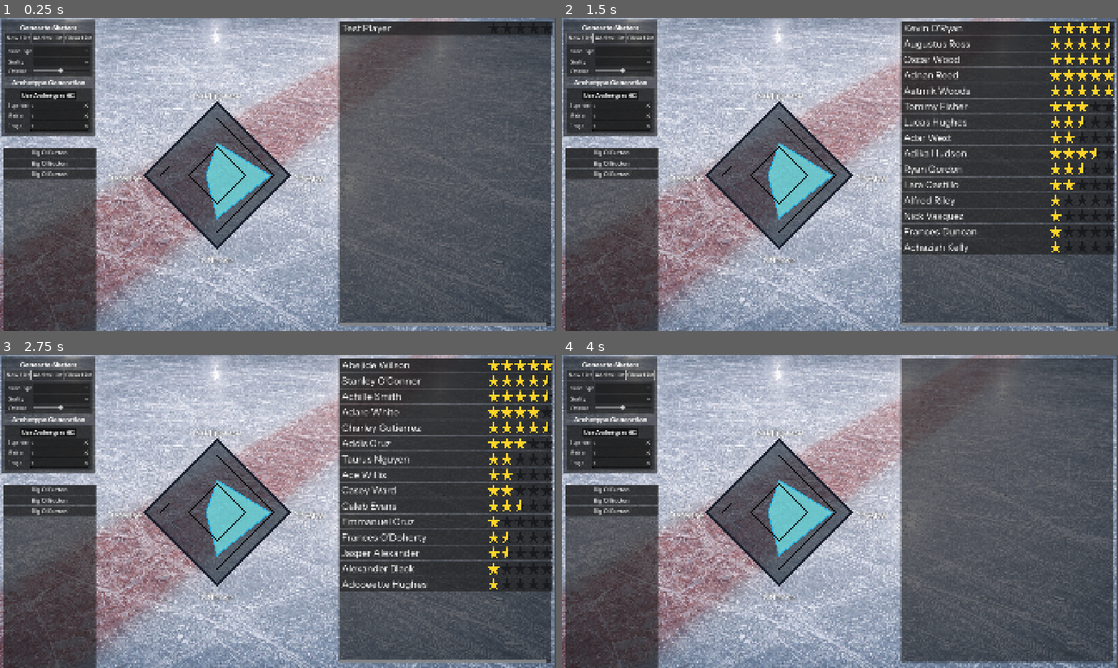
Above: before the commit, frames 1-4 (two rows, left to right).
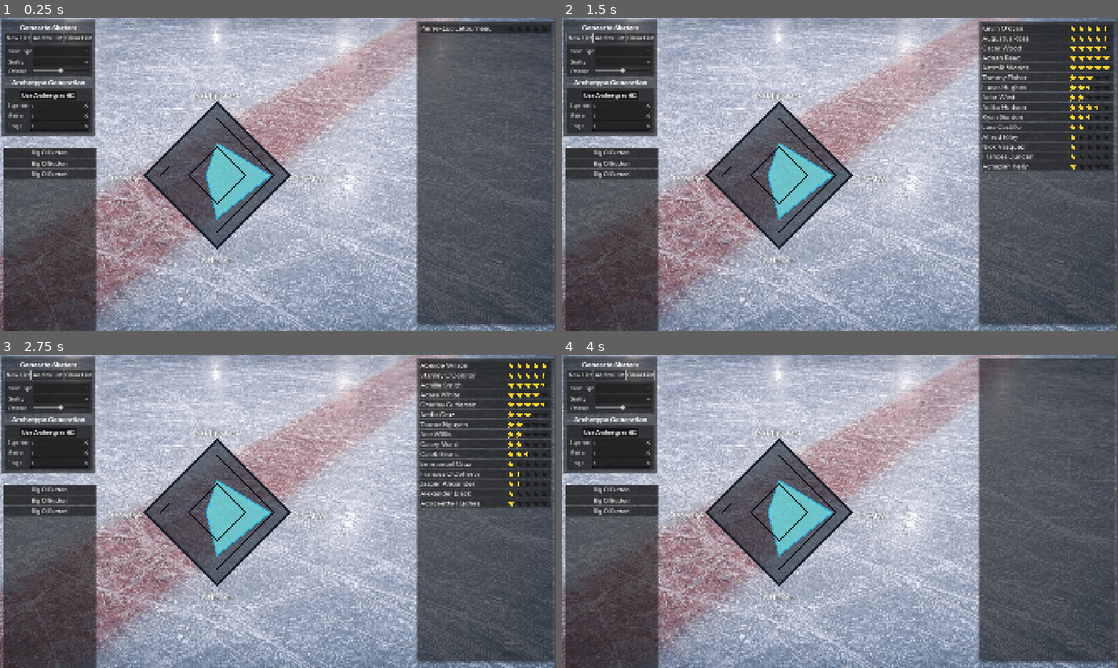
Above: after the commit, the same moments.

Repository: SqueegeeDino/imaginary-hockey-manager
Game: Godot game, scene res://Scenes/scn_Main.tscn
Two runs of this game, one before a commit and one after it. Both use one fixed random seed, a clock stepped at 60 frames per second and the inputs below.
Inputs (mouse positions are in pixels of both pictures, inside the frame that each line leads up to; where the layout moved, square brackets give the same spot in the first picture):
- Up to frame 1 (0.25 s): no input
- Up to frame 2 (1.5 s): click (1045, 27) [1006, 27] at 0.5 s; click "New List" at 1.25 s
- Up to frame 3 (2.75 s): click "New List" at 2 s
- Up to frame 4 (4 s): click "Add to List" at 2.75 s; click "Clear List" at 3.5 s

The runs differ from the first frame. In frame 1, 15% of the frame differs, in the area x 60-100%, y 1-99%; in frame 2, 24%; in frame 3, 24%; in frame 4, 15%.

Commit message:
Adjustments to player row and player list
Cleared some screen space by making the player_row item a bit more compact and somewhat more scalable. Still has a minimum size but acts much better. Also made scaling the player list better with a tidier tree.

Diff:
--- a/Scenes/player_row.gd
+++ b/Scenes/player_row.gd
@@ -12,11 +12,11 @@
 
 @onready var label_name: Label = $HBoxContainer/_playerLabel_name
 @onready var stars := [
-	$HBoxContainer/starContainer/icon_star1,
-	$HBoxContainer/starContainer/icon_star2,
-	$HBoxContainer/starContainer/icon_star3,
-	$HBoxContainer/starContainer/icon_star4,
-	$HBoxContainer/starContainer/icon_star5
+	$HBoxContainer/MarginContainer/starContainer/icon_star1,
+	$HBoxContainer/MarginContainer/starContainer/icon_star2,
+	$HBoxContainer/MarginContainer/starContainer/icon_star3,
+	$HBoxContainer/MarginContainer/starContainer/icon_star4,
+	$HBoxContainer/MarginContainer/starContainer/icon_star5
 ]
 
 
--- a/Scenes/scn_Main.tscn
+++ b/Scenes/scn_Main.tscn
@@ -221,21 +221,29 @@
 
 [node name="panel_playerList" type="Panel" parent="CanvasLayer/Control"]
 layout_mode = 0
-offset_left = 1170.0
+offset_left = 1440.0
 offset_top = 10.0
-offset_right = 1902.0
+offset_right = 1912.0
 offset_bottom = 1060.0
 
-[node name="ScrollContainer" type="ScrollContainer" parent="CanvasLayer/Control/panel_playerList"]
-layout_mode = 0
-offset_right = 734.0
-offset_bottom = 1051.0
-
-[node name="vBox_playerList" type="VBoxContainer" parent="CanvasLayer/Control/panel_playerList/ScrollContainer"]
-unique_name_in_owner = true
-layout_mode = 2
-
-[node name="_playerRow" parent="CanvasLayer/Control/panel_playerList/ScrollContainer/vBox_playerList" instance=ExtResource("8_my6b3")]
+[node name="MarginContainer" type="MarginContainer" parent="CanvasLayer/Control/panel_playerList"]
+layout_mode = 1
+anchors_preset = 15
+anchor_right = 1.0
+anchor_bottom = 1.0
+grow_horizontal = 2
+grow_vertical = 2
+
+[node name="ScrollContainer" type="ScrollContainer" parent="CanvasLayer/Control/panel_playerList/MarginContainer"]
+layout_mode = 2
+theme = ExtResource("4_4dhs5")
+
+[node name="vBox_playerList" type="VBoxContainer" parent="CanvasLayer/Control/panel_playerList/MarginContainer/ScrollContainer"]
+unique_name_in_owner = true
+layout_mode = 2
+size_flags_horizontal = 3
+
+[node name="_playerRow" parent="CanvasLayer/Control/panel_playerList/MarginContainer/ScrollContainer/vBox_playerList" instance=ExtResource("8_my6b3")]
 layout_mode = 2
 
 [node name="panel_playerCard" type="PanelContainer" parent="CanvasLayer/Control"]
@@ -243,10 +251,10 @@
 custom_minimum_size = Vector2(250, 0)
 layout_mode = 1
 anchors_preset = -1
-offset_left = 914.0
-offset_top = 11.0
-offset_right = 1164.0
-offset_bottom = 129.0
+offset_left = 1182.0
+offset_top = 9.0
+offset_right = 1432.0
+offset_bottom = 187.0
 grow_horizontal = 2
 grow_vertical = 2
 script = ExtResource("4_adcb8")
--- a/Scenes/scn_playerRow.tscn
+++ b/Scenes/scn_playerRow.tscn
@@ -7,9 +7,9 @@
 [ext_resource type="Texture2D" uid="uid://oiqo8d2hx063" path="res://Resources/Images/Icons/star_colored_gold.svg" id="4_hmdwy"]
 
 [node name="_playerRow" type="Button"]
-custom_minimum_size = Vector2(750, 50)
-offset_right = 750.0
-offset_bottom = 50.0
+custom_minimum_size = Vector2(450, 30)
+offset_right = 450.0
+offset_bottom = 30.0
 size_flags_horizontal = 3
 size_flags_vertical = 0
 script = ExtResource("1_h5xoh")
@@ -19,62 +19,62 @@
 
 [node name="HBoxContainer" type="HBoxContainer" parent="."]
 layout_mode = 1
-anchors_preset = 8
-anchor_left = 0.5
-anchor_top = 0.5
-anchor_right = 0.5
-anchor_bottom = 0.5
-offset_left = -365.0
-offset_top = -21.0
-offset_right = 365.0
-offset_bottom = 21.0
+anchors_preset = 15
+anchor_right = 1.0
+anchor_bottom = 1.0
 grow_horizontal = 2
 grow_vertical = 2
 size_flags_horizontal = 0
 size_flags_vertical = 0
 
 [node name="_playerLabel_name" type="Label" parent="HBoxContainer"]
-custom_minimum_size = Vector2(450, 0)
+custom_minimum_size = Vector2(250, 0)
 layout_mode = 2
 theme = ExtResource("1_je1ko")
 theme_type_variation = &"HeaderMedium"
-text = "Test Player"
+theme_override_font_sizes/font_size = 24
+text = "Pierre-Luc Letourneau-Leblond De le fuck me this is too long"
 clip_text = true
 max_lines_visible = 1
 
-[node name="starContainer" type="HBoxContainer" parent="HBoxContainer"]
+[node name="MarginContainer" type="MarginContainer" parent="HBoxContainer"]
 layout_mode = 2
 size_flags_horizontal = 10
 
-[node name="icon_star1" type="TextureRect" parent="HBoxContainer/starContainer"]
+[node name="starContainer" type="HBoxContainer" parent="HBoxContainer/MarginContainer"]
+custom_minimum_size = Vector2(0, 25.725)
+layout_mode = 2
+size_flags_horizontal = 10
+
+[node name="icon_star1" type="TextureRect" parent="HBoxContainer/MarginContainer/starContainer"]
 layout_mode = 2
 mouse_filter = 2
 texture = ExtResource("2_cwuqo")
 expand_mode = 2
 stretch_mode = 5
 
-[node name="icon_star2" type="TextureRect" parent="HBoxContainer/starContainer"]
+[node name="icon_star2" type="TextureRect" parent="HBoxContainer/MarginContainer/starContainer"]
 layout_mode = 2
 mouse_filter = 2
 texture = ExtResource("2_cwuqo")
 expand_mode = 2
 stretch_mode = 5
 
-[node name="icon_star3" type="TextureRect" parent="HBoxContainer/starContainer"]
+[node name="icon_star3" type="TextureRect" parent="HBoxContainer/MarginContainer/starContainer"]
 layout_mode = 2
 mouse_filter = 2
 texture = ExtResource("2_cwuqo")
 expand_mode = 2
 stretch_mode = 5
 
-[node name="icon_star4" type="TextureRect" parent="HBoxContainer/starContainer"]
+[node name="icon_star4" type="TextureRect" parent="HBoxContainer/MarginContainer/starContainer"]
 layout_mode = 2
 mouse_filter = 2
 texture = ExtResource("2_cwuqo")
 expand_mode = 2
 stretch_mode = 5
 
-[node name="icon_star5" type="TextureRect" parent="HBoxContainer/starContainer"]
+[node name="icon_star5" type="TextureRect" parent="HBoxContainer/MarginContainer/starContainer"]
 layout_mode = 2
 mouse_filter = 2
 texture = ExtResource("2_cwuqo")
Not shown: 1 places in Scenes/scn_Main.tscn that only renumber resources
